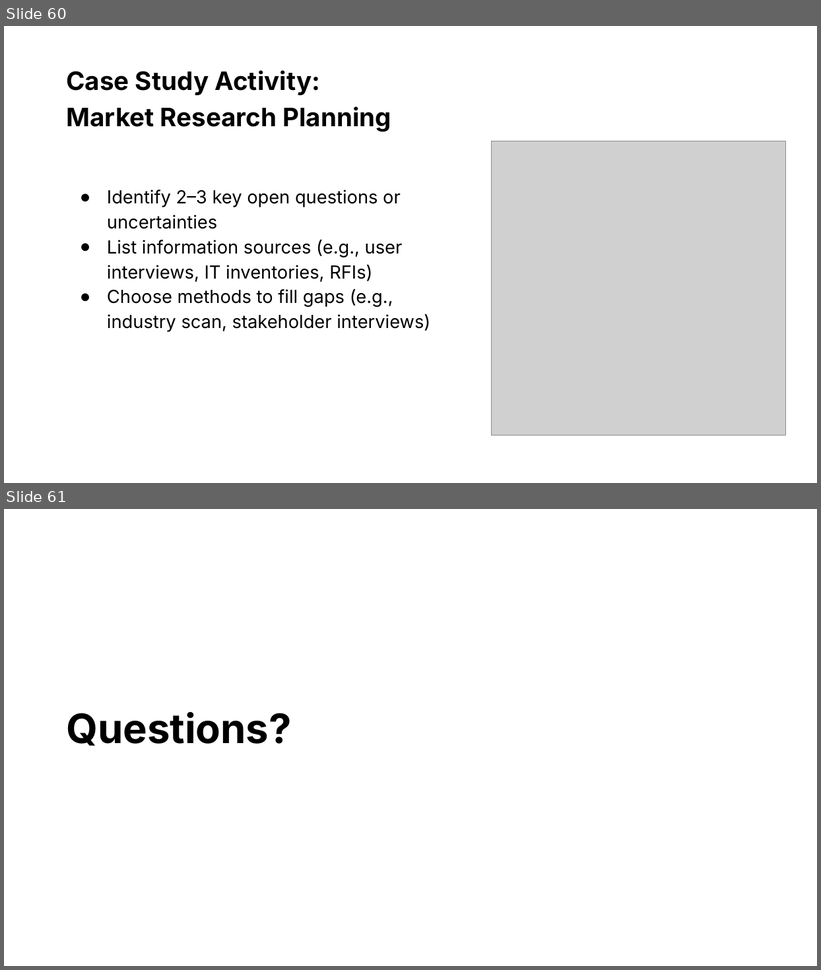
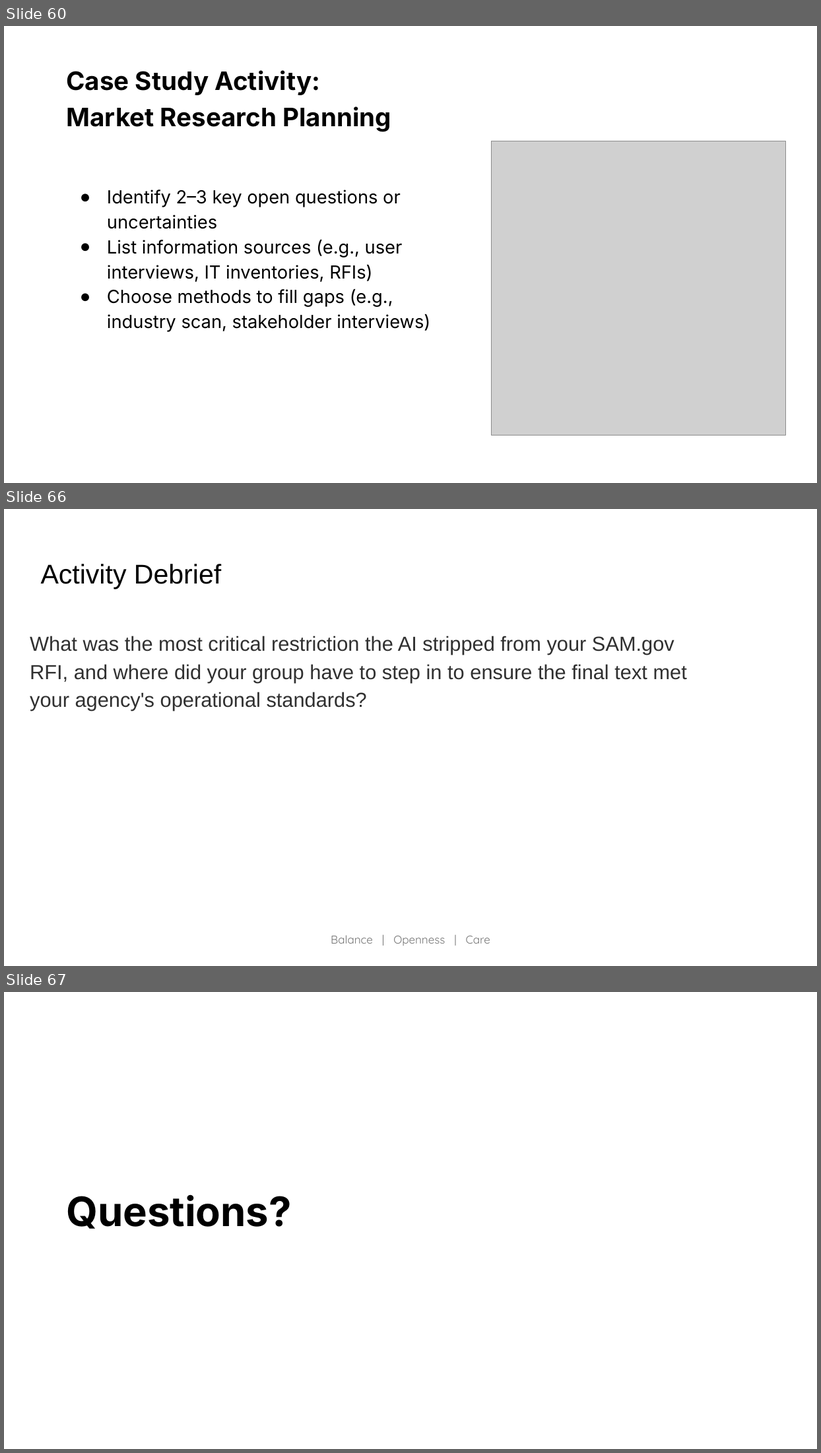
Before and after one commit to usds/ditap-curriculum-update, a slide deck: 3_Curriculum/3A_DITAP-Core-Curriculum/Module-2/In-Class Materials/1_Module 2 Presentation.pptx. Shown one above the other, each under a label of ours: slides 60 and 61 before the commit, slides 60, 66 and 67 after it; the slides between them are not shown. The pictures are 821x970 and 821x1453 pixels, drawn with LibreOffice and Linux fonts; fonts in the diff are those of the drawing; grey boxes stand for pictures. Boxes give left, top, right and bottom in pixels: in the first picture for what was removed or moved away, otherwise in the second. Text is boxed around its words. In the diff, an @@ line names an element or a change of style, - is before the commit and + after.

Commit message:
Add files via upload
Updating slides to correspond to the updated Activity: Signal or Noise? Evaluating RFIs with AI activity

```diff
--- a/3_Curriculum/3A_DITAP-Core-Curriculum/Module-2/In-Class Materials/1_Module 2 Presentation.pptx
+++ b/3_Curriculum/3A_DITAP-Core-Curriculum/Module-2/In-Class Materials/1_Module 2 Presentation.pptx
@@ slide 66 added at <box>4,509,817,966</box>, background #FFFFFF @@
@@ title added at <box>41,564,221,589</box>, 24 pt, text #000000 @@
+Activity Debrief
@@ text added at <box>30,636,687,711</box>, 18 pt, text #303030 @@
+What was the most critical restriction the AI stripped from your SAM.gov RFI, and where did your group have to step in to ensure the final text met your agency's operational standards?
@@ text added at <box>331,935,490,946</box>, 10 pt, text #757575 @@
+Balance | Openness | Care
@@ what was slide 61 is now slide 67 @@
```
Also in this commit, not shown: 5 other slides added.
